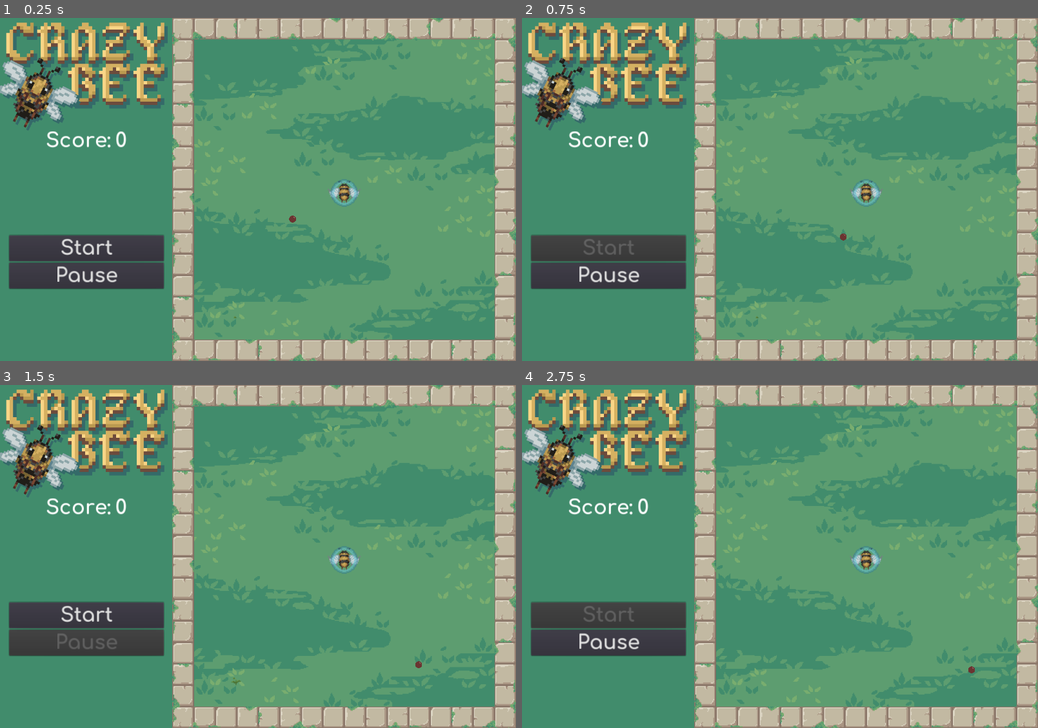
Above: before the commit, frames 1-4 (two rows, left to right).
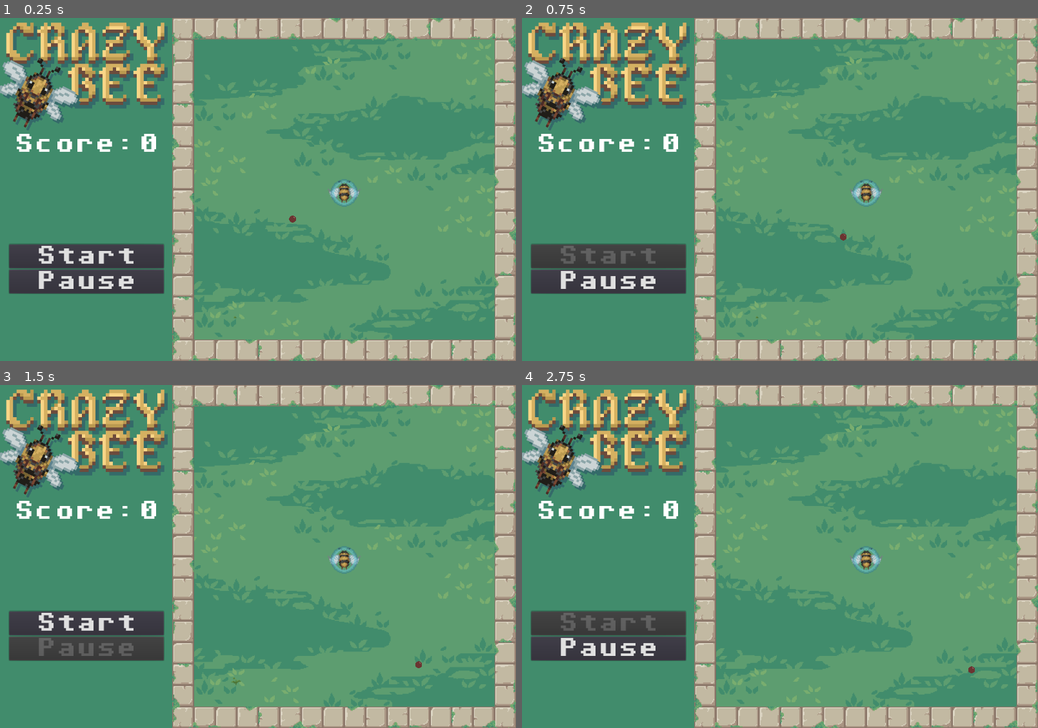
Above: after the commit, the same moments.

Repository: Nebual/crazybee3
Game: Godot game, scene res://Main.tscn
Two runs of this game, one before a commit and one after it. Both use one fixed random seed, a clock stepped at 60 frames per second and the inputs below.
Inputs:
- Up to frame 1 (0.25 s): no input
- Up to frame 2 (0.75 s): click "Start" at 0.5 s
- Up to frame 3 (1.5 s): click "Pause" at 1.25 s
- Up to frame 4 (2.75 s): click "Start" at 2 s

The runs differ from the first frame. In frame 1, 3.2% of the frame differs, in the area x 1-32%, y 33-81%; in frame 2, 3.0%; in frame 3, 3.0%; in frame 4, 3.0%.

Commit message:
Swap text font

Diff:
--- a/Main.tscn
+++ b/Main.tscn
@@ -31,9 +31,9 @@
 
 [node name="MarginContainer" type="MarginContainer" parent="GUI"]
 margin_left = 20.0
-margin_top = 260.0
+margin_top = 271.0
 margin_right = 380.0
-margin_bottom = 631.0
+margin_bottom = 642.0
 rect_min_size = Vector2( 360, 100 )
 theme = ExtResource( 3 )
 __meta__ = {
@@ -46,37 +46,37 @@
 
 [node name="ScoreLine" type="HBoxContainer" parent="GUI/MarginContainer/VBoxContainer"]
 margin_right = 360.0
-margin_bottom = 55.0
+margin_bottom = 49.0
 custom_constants/separation = 10
 alignment = 1
 
 [node name="Title" type="Label" parent="GUI/MarginContainer/VBoxContainer/ScoreLine"]
-margin_left = 83.0
-margin_right = 239.0
-margin_bottom = 55.0
+margin_left = 7.0
+margin_right = 295.0
+margin_bottom = 49.0
 text = "Score:"
 
 [node name="Amount" type="Label" parent="GUI/MarginContainer/VBoxContainer/ScoreLine"]
-margin_left = 249.0
-margin_right = 277.0
-margin_bottom = 55.0
+margin_left = 305.0
+margin_right = 353.0
+margin_bottom = 49.0
 text = "0"
 
 [node name="VSplitContainer" type="VSplitContainer" parent="GUI/MarginContainer/VBoxContainer"]
-margin_top = 59.0
+margin_top = 53.0
 margin_right = 360.0
-margin_bottom = 241.0
+margin_bottom = 253.0
 size_flags_vertical = 3
 
 [node name="StartButton" type="Button" parent="GUI/MarginContainer/VBoxContainer"]
-margin_top = 245.0
+margin_top = 257.0
 margin_right = 360.0
-margin_bottom = 306.0
+margin_bottom = 312.0
 focus_mode = 0
 text = "Start"
 
 [node name="Pause" type="Button" parent="GUI/MarginContainer/VBoxContainer"]
-margin_top = 310.0
+margin_top = 316.0
 margin_right = 360.0
 margin_bottom = 371.0
 focus_mode = 0
--- a/ui/FontBig.tres
+++ b/ui/FontBig.tres
@@ -1,6 +1,6 @@
 [gd_resource type="DynamicFont" load_steps=2 format=2]
 
-[ext_resource path="res://ui/Comfortaa-Bold.ttf" type="DynamicFontData" id=1]
+[ext_resource path="res://ui/Adore64.ttf" type="DynamicFontData" id=1]
 
 [resource]
 size = 48
Binary file added: ui/Adore64.ttf
